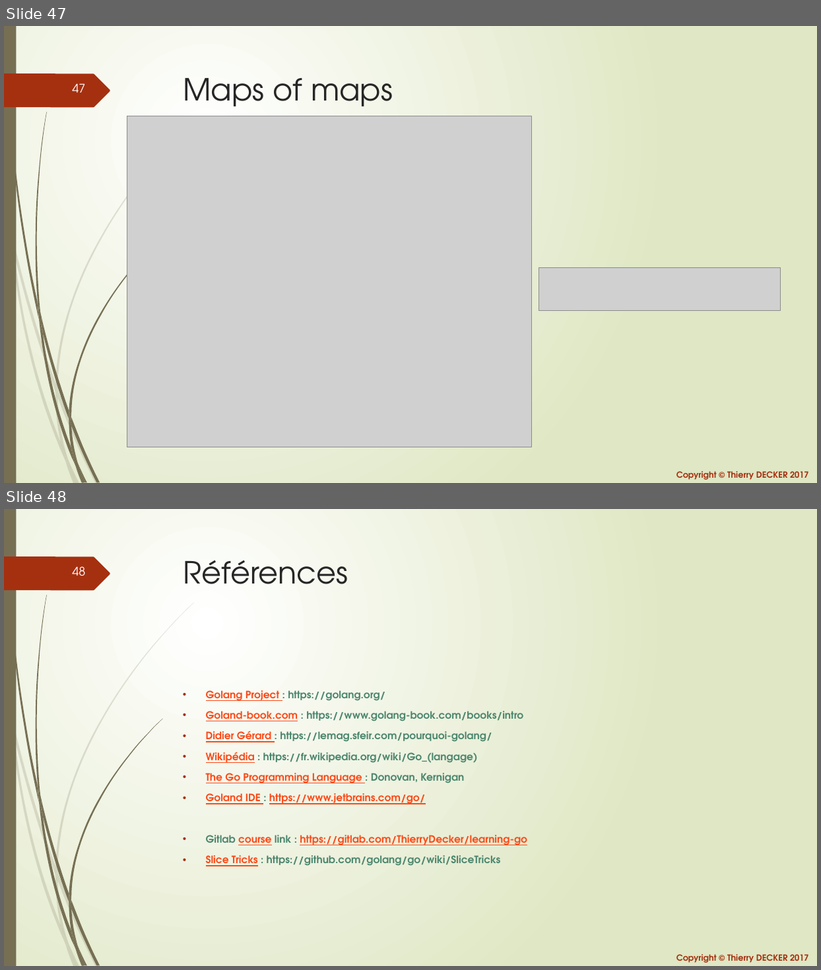
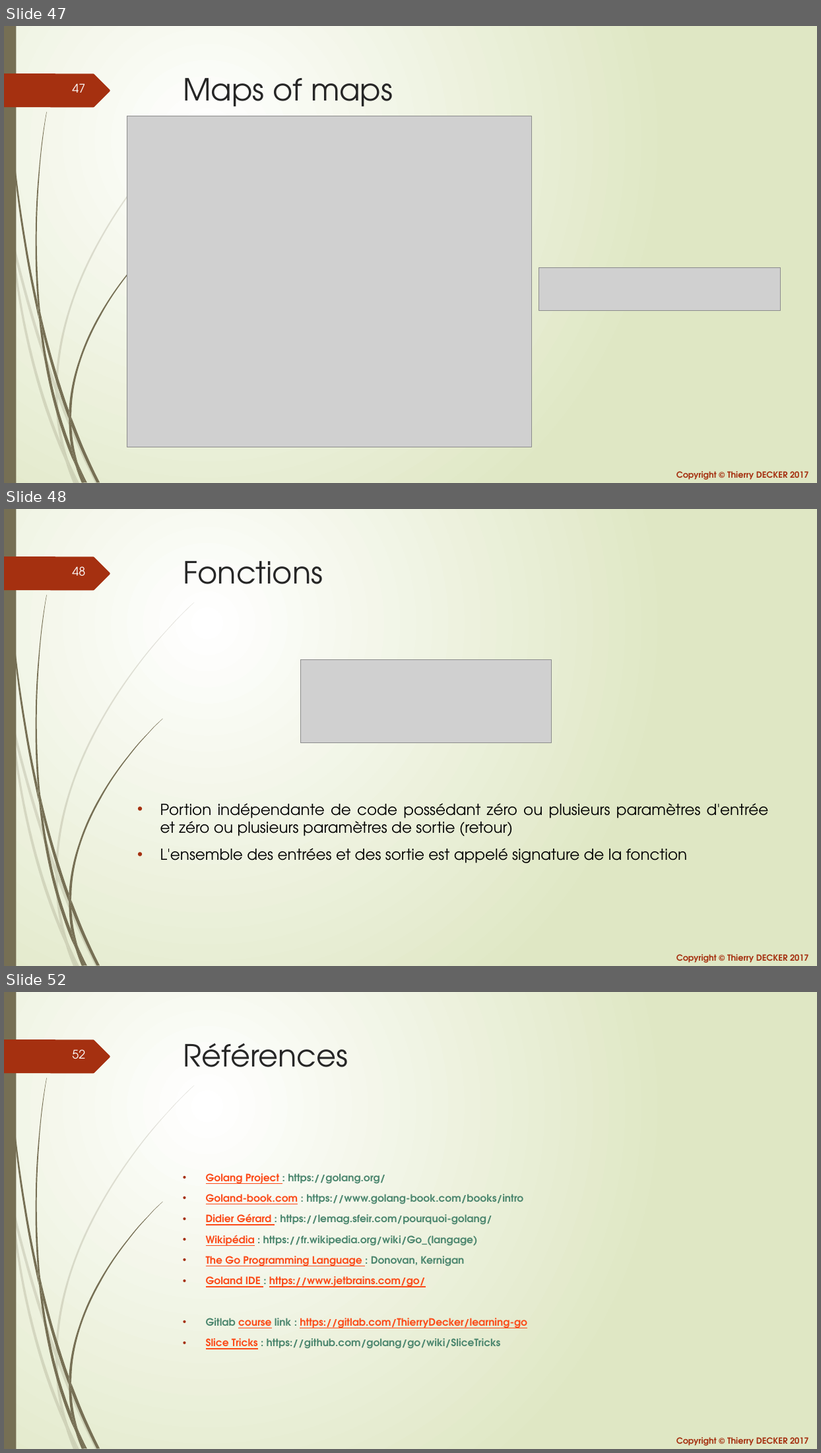
Before and after one commit to thierrydecker/learning-go, a slide deck: documentations/learning-go.pptx. Shown one above the other, each under a label of ours: slides 47 and 48 before the commit, slides 47, 48 and 52 after it; the slides between them are not shown. The pictures are 821x970 and 821x1453 pixels, drawn with LibreOffice and Linux fonts; fonts in the diff are those of the drawing; grey boxes stand for pictures. Boxes give left, top, right and bottom in pixels: in the first picture for what was removed or moved away, otherwise in the second. Text is boxed around its words. In the diff, an @@ line names an element or a change of style, - is before the commit and + after.

```diff
--- a/documentations/learning-go.pptx
+++ b/documentations/learning-go.pptx
@@ slide 48 added at [4,509,817,966], background gradient #FFFFFF to #DFE8C4; not listed: 26 template elements that a slide beside it also shows @@
@@ title added at [183,561,323,584], 36 pt, text #262626 @@
+Fonctions
@@ picture added at [301,659,551,743] @@
@@ text added at [160,803,769,863], 18 pt, text #000000 @@
+• Portion indépendante de code possédant zéro ou plusieurs paramètres d'entrée et zéro ou plusieurs paramètres de sortie (retour)
+• L'ensemble des entrées et des sortie est appelé signature de la fonction
@@ what was slide 48 is now slide 52 @@
@@ page number at [72,1049,85,1059]: text changed @@
-48
+52
```
Also in this commit, not shown: 4 slides changed, 3 other slides added, 4 other files.
